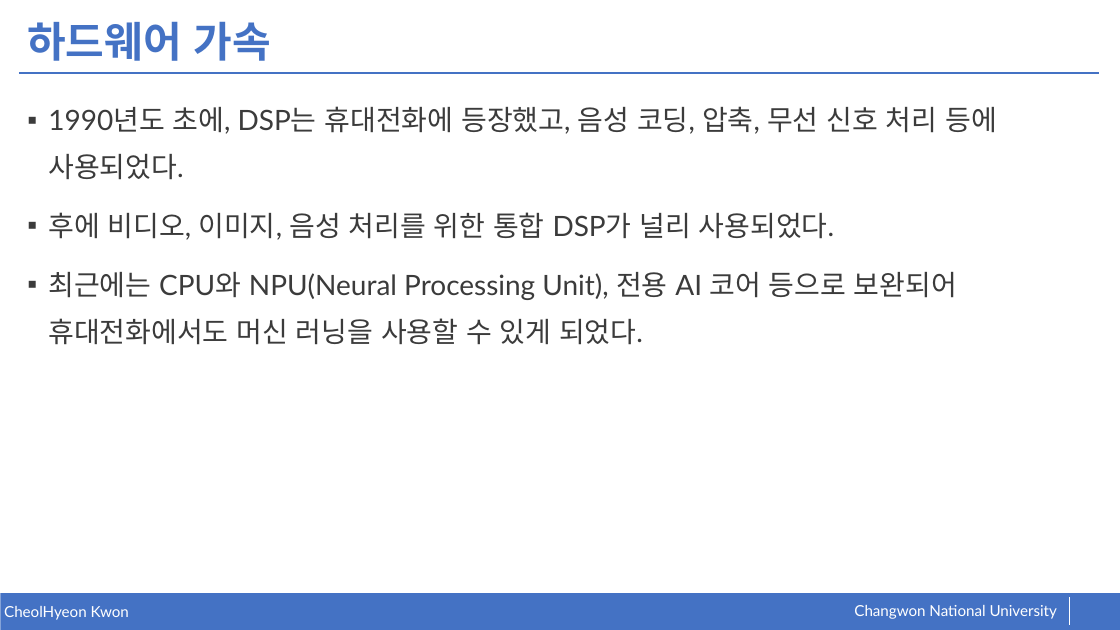
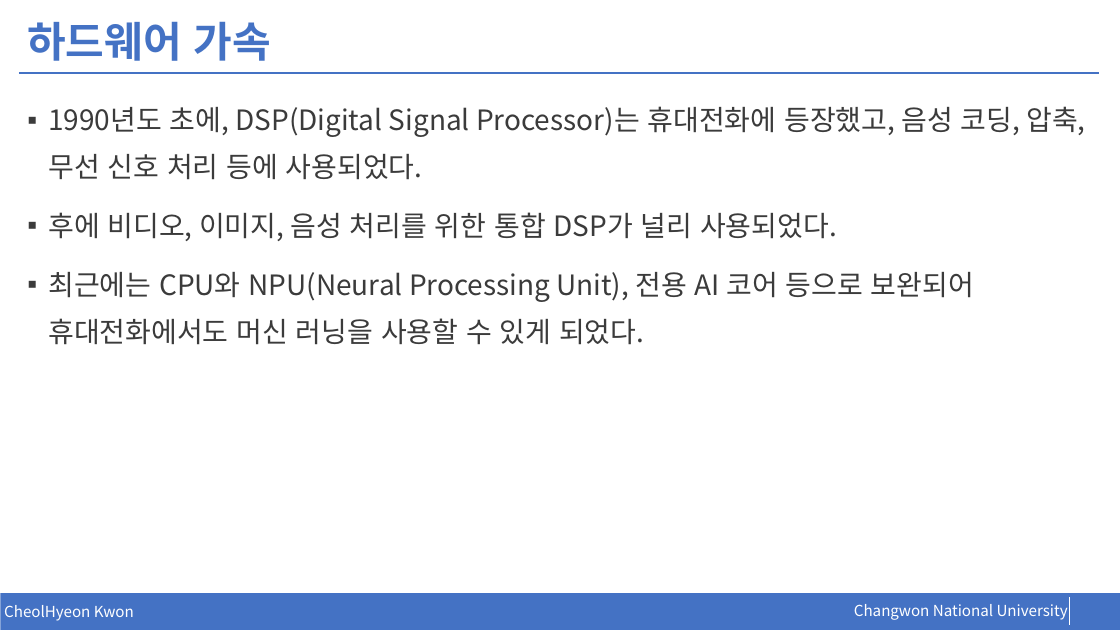
Before and after one commit to kkcchh9999/Studied_in_NOSLab, a slide deck: slide 8 of presentation/AI Benchmark.pptx. Drawn at 1120x630 pixels with LibreOffice and Linux fonts; fonts in the diff are those of the drawing. Boxes give left, top, right and bottom in pixels: in the first picture for what was removed or moved away, otherwise in the second. Text is boxed around its words. In the diff, an @@ line names an element or a change of style, - is before the commit and + after.

```diff
--- a/presentation/AI Benchmark.pptx
+++ b/presentation/AI Benchmark.pptx
@@ text at (48, 106, 1085, 180): text changed; font Lato to Noto Sans CJK KR @@
-▪ 1990년도 초에, DSP는 휴대전화에 등장했고, 음성 코딩, 압축, 무선 신호 처리 등에 사용되었다.
+▪ 1990년도 초에, DSP(Digital Signal Processor)는 휴대전화에 등장했고, 음성 코딩, 압축, 무선 신호 처리 등에 사용되었다.
@@ text at (48, 212, 974, 345): font Lato to Noto Sans CJK KR in "후에 비디오, 이미지, 음성 처리를 위한 통합 ...", "최근에는 CPU와 NPU(Neural Processing Unit), 전용 AI ..." @@
@@ text "CheolHyeon Kwon" at (4, 605, 134, 621): font Lato to Noto Sans CJK KR @@
@@ text "Changwon National University" at (854, 604, 1068, 620): font Lato to Noto Sans CJK KR @@
```
Also in this commit, not shown: 13 other slides changed, 19 slides added.
